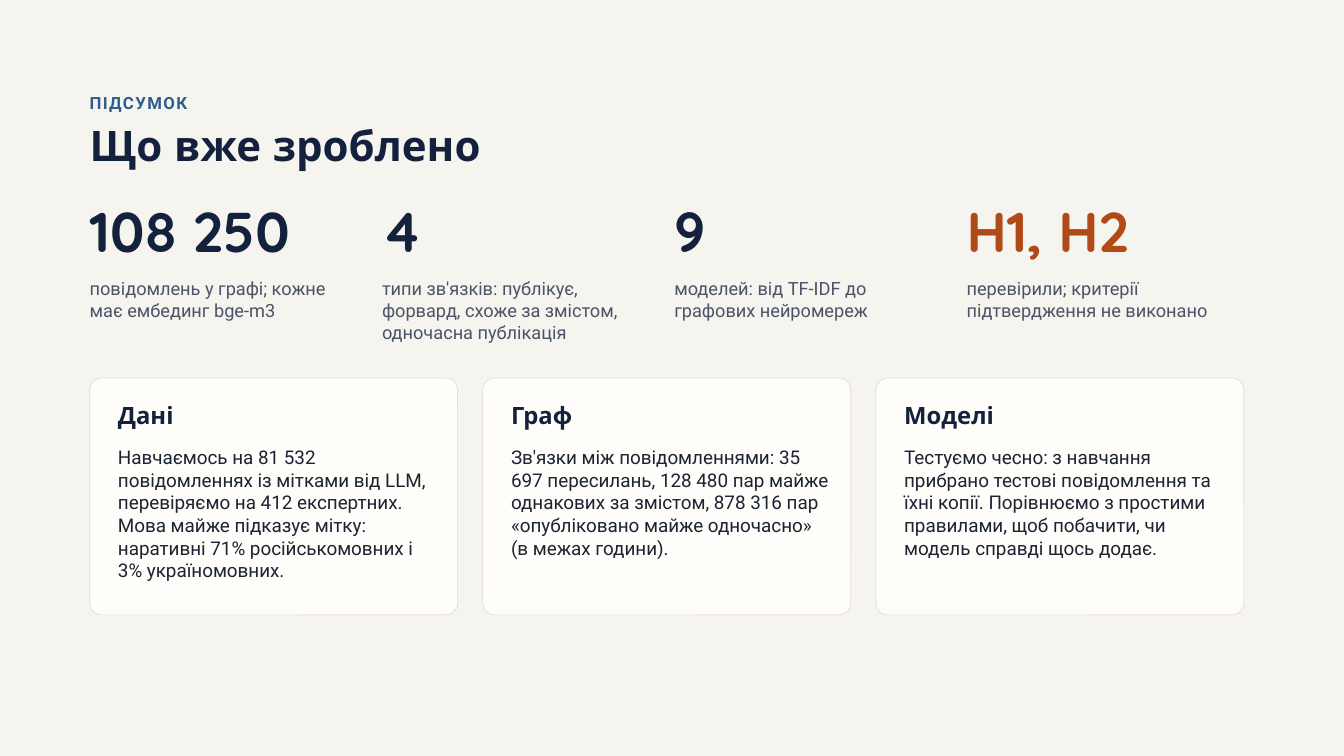
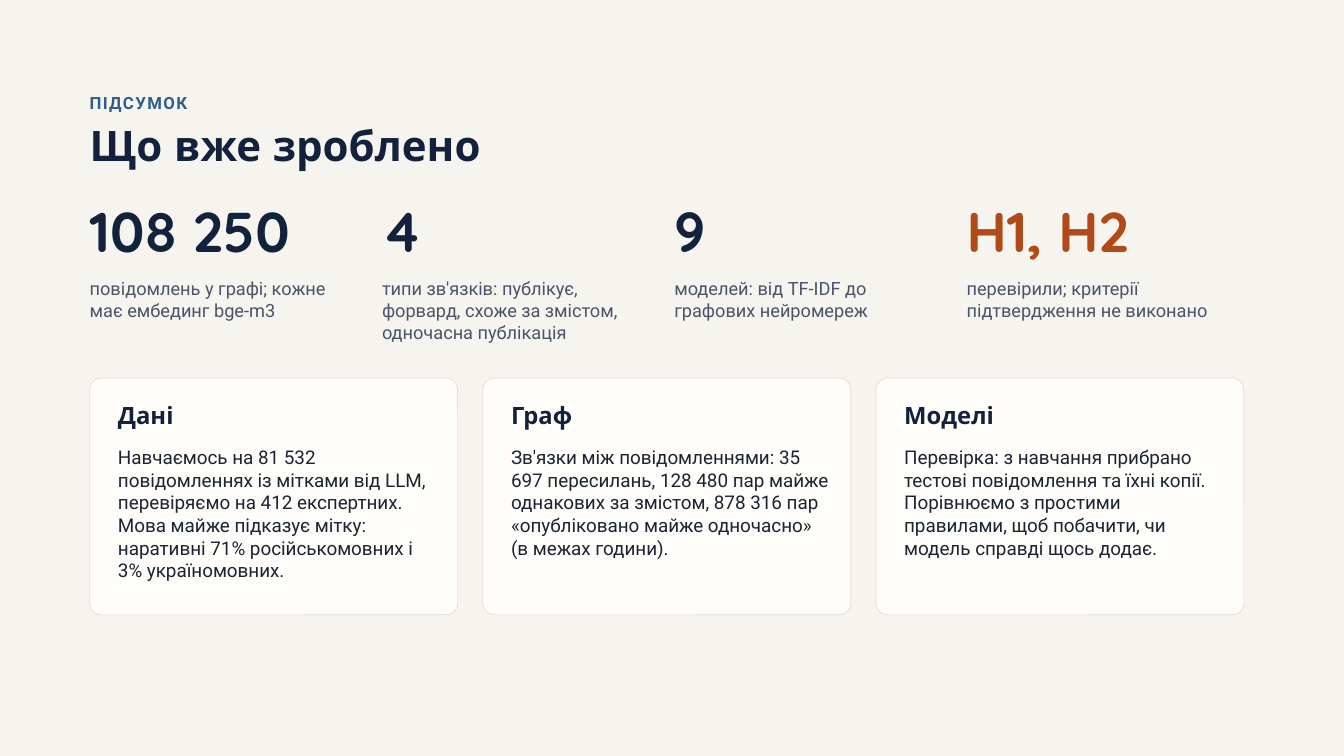
Before and after one commit to Obizonko/Dyplom2026, a slide deck: slide 8 of reports/Prezentatsiia_etap2.pptx. Drawn at 1344x756 pixels with LibreOffice and Linux fonts; fonts in the diff are those of the drawing. Boxes give left, top, right and bottom in pixels: in the first picture for what was removed or moved away, otherwise in the second. Text is boxed around its words. In the diff, an @@ line names an element or a change of style, - is before the commit and + after.

Commit message:
Презентація: прибрано слова про чесність з формулювань

```diff
--- a/reports/Prezentatsiia_etap2.pptx
+++ b/reports/Prezentatsiia_etap2.pptx
@@ text at box(904, 449, 1206, 559): text changed @@
-Тестуємо чесно: з навчання прибрано тестові повідомлення та їхні копії. Порівнюємо з простими правилами, щоб побачити, чи модель справді щось додає.
+Перевірка: з навчання прибрано тестові повідомлення та їхні копії. Порівнюємо з простими правилами, щоб побачити, чи модель справді щось додає.
```
Also in this commit, not shown: 2 other slides changed, 3 other files.
